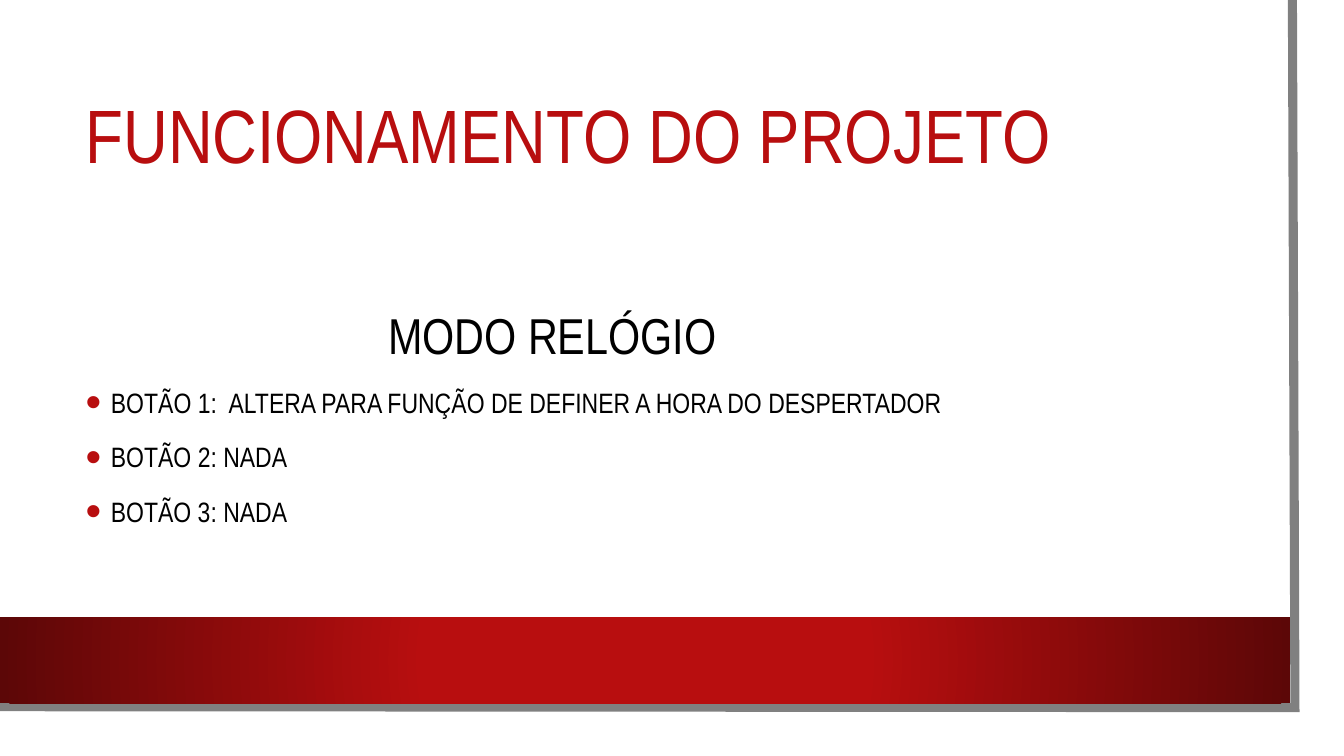
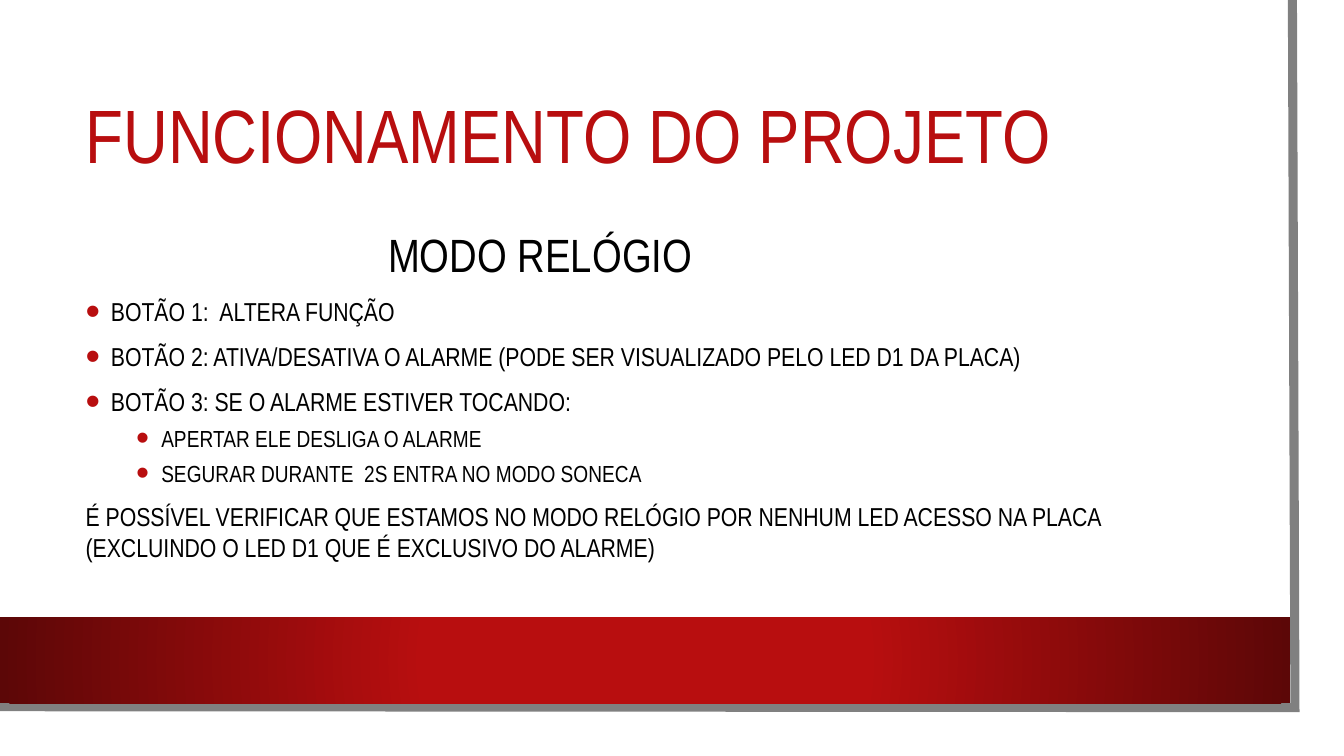
Before and after one commit to MatheusCunha96/SistemasReativos, a slide deck: slide 3 of projetoRelogioDespertador/sistemsReativo.pptx. Drawn at 1344x756 pixels with LibreOffice and Linux fonts; fonts in the diff are those of the drawing; background and template pictures are left out. Boxes give left, top, right and bottom in pixels: in the first picture for what was removed or moved away, otherwise in the second. Text is boxed around its words. In the diff, an @@ line names an element or a change of style, - is before the commit and + after.

Commit message:
Projeto Finalizado

```diff
--- a/projetoRelogioDespertador/sistemsReativo.pptx
+++ b/projetoRelogioDespertador/sistemsReativo.pptx
@@ text at (388, 234, 693, 273): size 36 to 33.3 pt in "MODO RELÓGIO"; line spacing 1.2 to 1 @@
@@ text at (86, 300, 1102, 563): text changed; size 20 to 18.5 pt @@
-• BOTÃO 1: ALTERA PARA FUNÇÃO DE DEFINER A HORA DO DESPERTADOR
-• BOTÃO 2: NADA
-• BOTÃO 3: NADA
+• BOTÃO 1: ALTERA FUNÇÃO
+• BOTÃO 2: ATIVA/DESATIVA O ALARME (PODE SER VISUALIZADO PELO LED D1 DA PLACA)
+• BOTÃO 3: SE O ALARME ESTIVER TOCANDO:
+  • APERTAR ELE DESLIGA O ALARME
+  • SEGURAR DURANTE 2S ENTRA NO MODO SONECA
+É POSSÍVEL VERIFICAR QUE ESTAMOS NO MODO RELÓGIO POR NENHUM LED ACESSO NA PLACA (EXCLUINDO O LED D1 QUE É EXCLUSIVO DO ALARME)
```
Also in this commit, not shown: 3 other slides changed, 1 other file.
